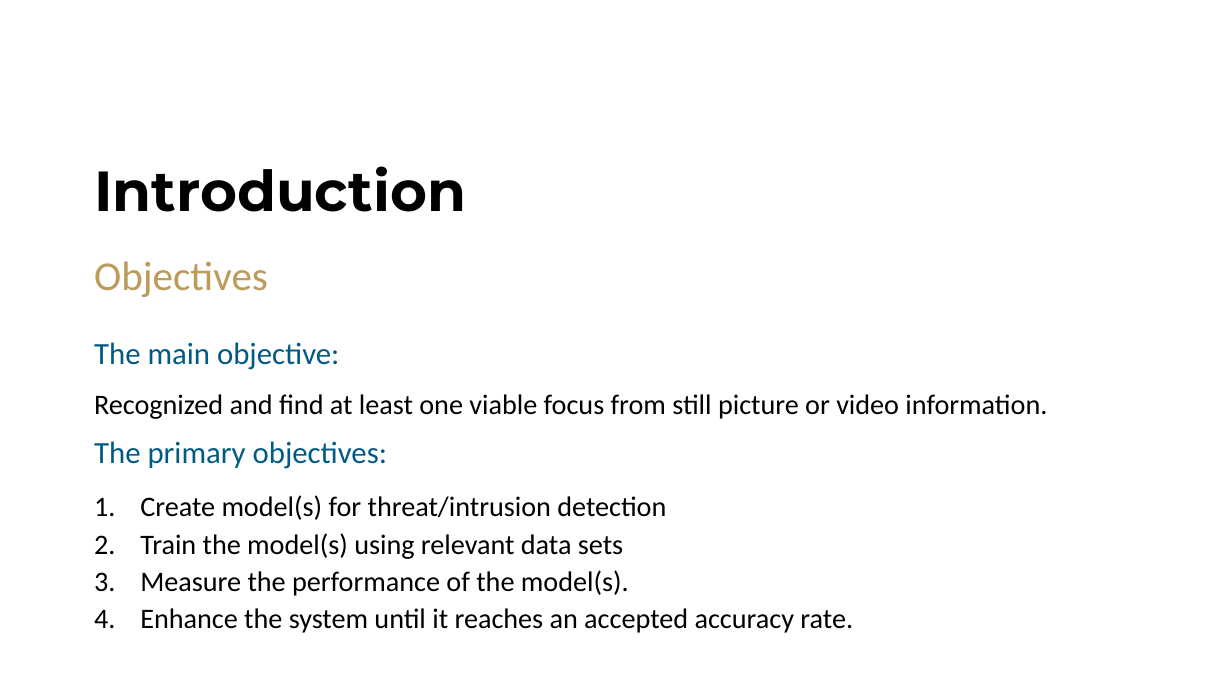
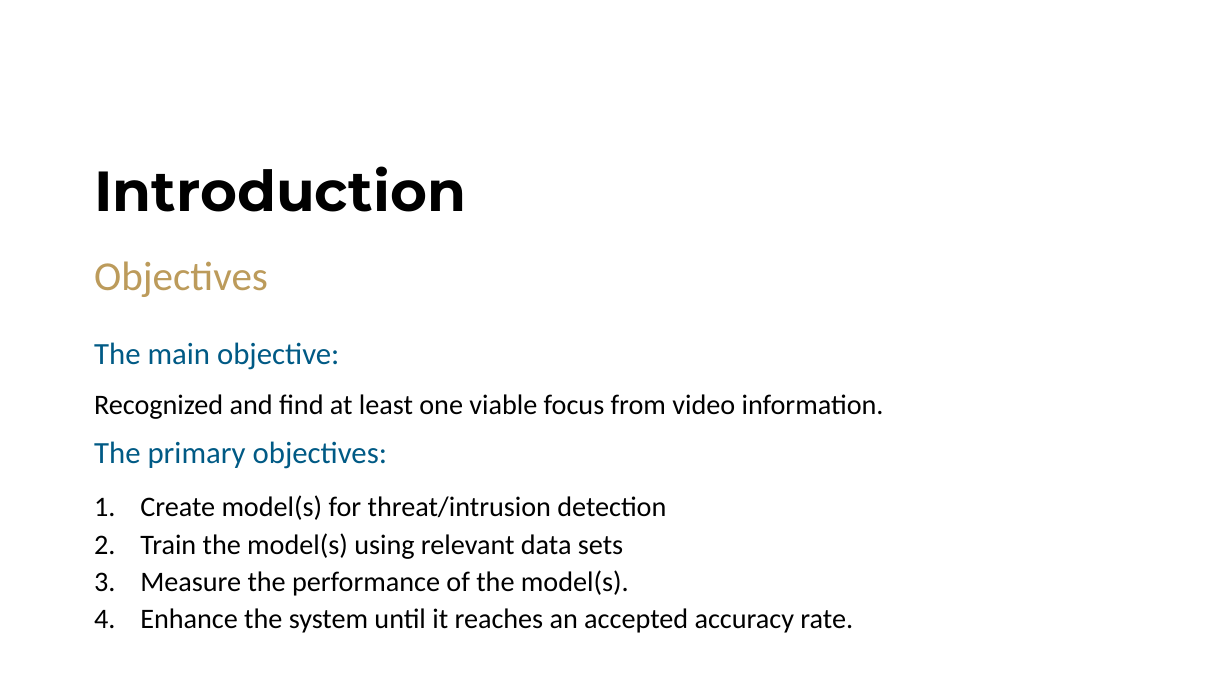
Before and after one commit to Almoalm22/GP-_-431.432-_-2021.2022, a slide deck: slide 8 of Midterm - GP1/Presentation - Mid.pptx. Drawn at 1232x693 pixels with LibreOffice and Linux fonts; fonts in the diff are those of the drawing; background and template pictures are left out. Boxes give left, top, right and bottom in pixels: in the first picture for what was removed or moved away, otherwise in the second. Text is boxed around its words. In the diff, an @@ line names an element or a change of style, - is before the commit and + after.

```diff
--- a/Midterm - GP1/Presentation - Mid.pptx
+++ b/Midterm - GP1/Presentation - Mid.pptx
@@ text at (x1=94, y1=394, x2=884, y2=419): text changed @@
-Recognized and find at least one viable focus from still picture or video information.
+Recognized and find at least one viable focus from video information.
```
Also in this commit, not shown: 3 other slides changed, 1 slide added.
